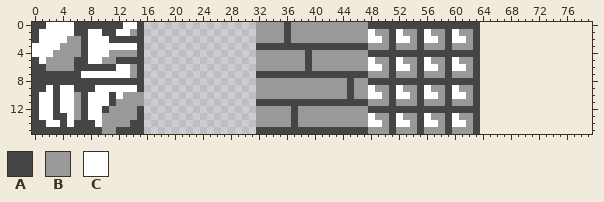
A sprite sheet gets an edit: scenario/spriteset.png. The first picture shows the starting point.
The file is 64x16 pixels. Colours within 5 levels of each other are drawn and written as one. The old version is drawn lined up with the new one, on the new canvas.
Palette (. is transparent): A #454545  B #999999  C #ffffff
Pixels before, first column x 0:
 0 AACCCCAAAAAAACCA................BBBBABBBBBBBBBBBAAAAAAAAAAAAAAAA
 1 ACCCCCAACCAACCBA................BBBBABBBBBBBBBBBCBBACBBACBBACBBA
 2 ACCCCBBACCCAAAAA................BBBBABBBBBBBBBBBCCBACCBACCBACCBA
 3 CCCCBBBACCCCCCCA................AAAAAAAAAAAAAAAABBBABBBABBBABBBA
 4 CCCBBBBACCCBBBBA................BBBBBBBABBBBBBBBAAAAAAAAAAAAAAAA
 5 ACBBBBAACCBBAAAA................BBBBBBBABBBBBBBBCBBACBBACBBACBBA
 6 AABBBBAAAAAACCBA................BBBBBBBABBBBBBBBCCBACCBACCBACCBA
 7 AAAAAAACCCCCCCBA................AAAAAAAAAAAAAAAABBBABBBABBBABBBA
 8 AAAAAAAAAAAAAAAA................BBBBBBBBBBBBBABBAAAAAAAAAAAAAAAA
 9 AACACCAAACCCCCCA................BBBBBBBBBBBBBABBCBBACBBACBBACBBA
10 ACCACCBACCCACBBB................BBBBBBBBBBBBBABBCCBACCBACCBACCBA
11 ACCACCBACCCABBBB................AAAAAAAAAAAAAAAABBBABBBABBBABBBA
12 ACCACCBACCABBBBA................BBBBBABBBBBBBBBBAAAAAAAAAAAAAAAA
13 ACCAACBACCBBBBBA................BBBBBABBBBBBBBBBCBBACBBACBBACBBA
14 AACCACAAACBBBBAA................BBBBBABBBBBBBBBBCCBACCBACCBACCBA
15 AAAAAAAAAABBAAAA................AAAAAAAAAAAAAAAABBBABBBABBBABBBA
And afterwards:
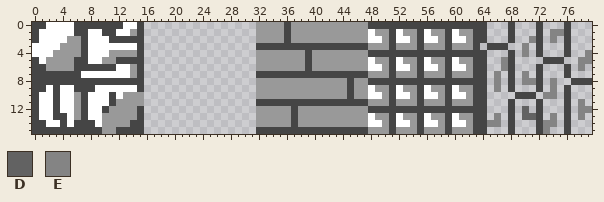
Colours new in this view: D #626262  E #848484
What changed:
canvas 64x16 -> 80x16
y 0: x 64 . -> A; x 68 . -> A; x 72 . -> A; x 76 . -> A
y 1: x 64 . -> A; x 68 . -> A; x 72 . -> A; x 74..76 ... -> EEA
y 2: x 64 . -> A; x 68 . -> A; x 71..72 .. -> EA; x 74 . -> E; x 76 . -> A
y 3: x 65..67 ... -> AAA; x 70 . -> E; x 72 . -> A; x 76 . -> A
y 4: x 64 . -> A; x 68 . -> A; x 70 . -> E; x 72 . -> A; x 76 . -> A; x 79 . -> E
y 5: x 64 . -> A; x 67..68 .. -> EA; x 73..75 ... -> AAA; x 78..79 .. -> EE
y 6: x 64 . -> A; x 67..68 .. -> EA; x 72 . -> A; x 76 . -> A; x 78 . -> E
y 7: x 64 . -> A; x 66 . -> E; x 68 . -> A; x 70 . -> E; x 72 . -> A; x 76 . -> A
y 8: x 64 . -> A; x 66 . -> E; x 68 . -> A; x 70..72 ... -> EEA; x 74 . -> E; x 77..79 ... -> AAA
y 9: x 64 . -> A; x 66 . -> E; x 68 . -> A; x 72 . -> A; x 74 . -> E; x 76 . -> A
y 10: x 64 . -> A; x 69..71 ... -> AAA; x 73..74 .. -> EE; x 76 . -> A
y 11: x 64 . -> A; x 68 . -> A; x 72 . -> A; x 76 . -> A; x 78 . -> E
y 12: x 64 . -> A; x 68 . -> A; x 70 . -> D; x 72 . -> A; x 76 . -> A; x 78..79 .. -> EE
y 13: x 64 . -> A; x 66 . -> E; x 68 . -> A; x 70..72 ... -> DDA; x 74 . -> E; x 76 . -> A; x 78 . -> E
y 14: x 64..66 ... -> AEE; x 68 . -> A; x 72..74 ... -> AEE; x 76 . -> A
y 15: x 64 . -> A; x 68 . -> A; x 72..73 .. -> AE; x 76 . -> A
